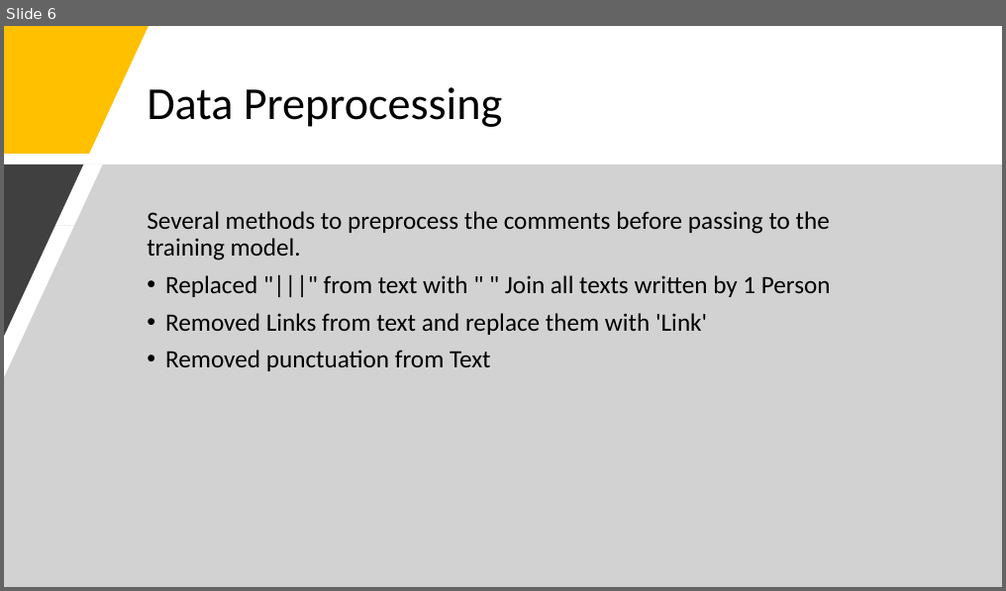
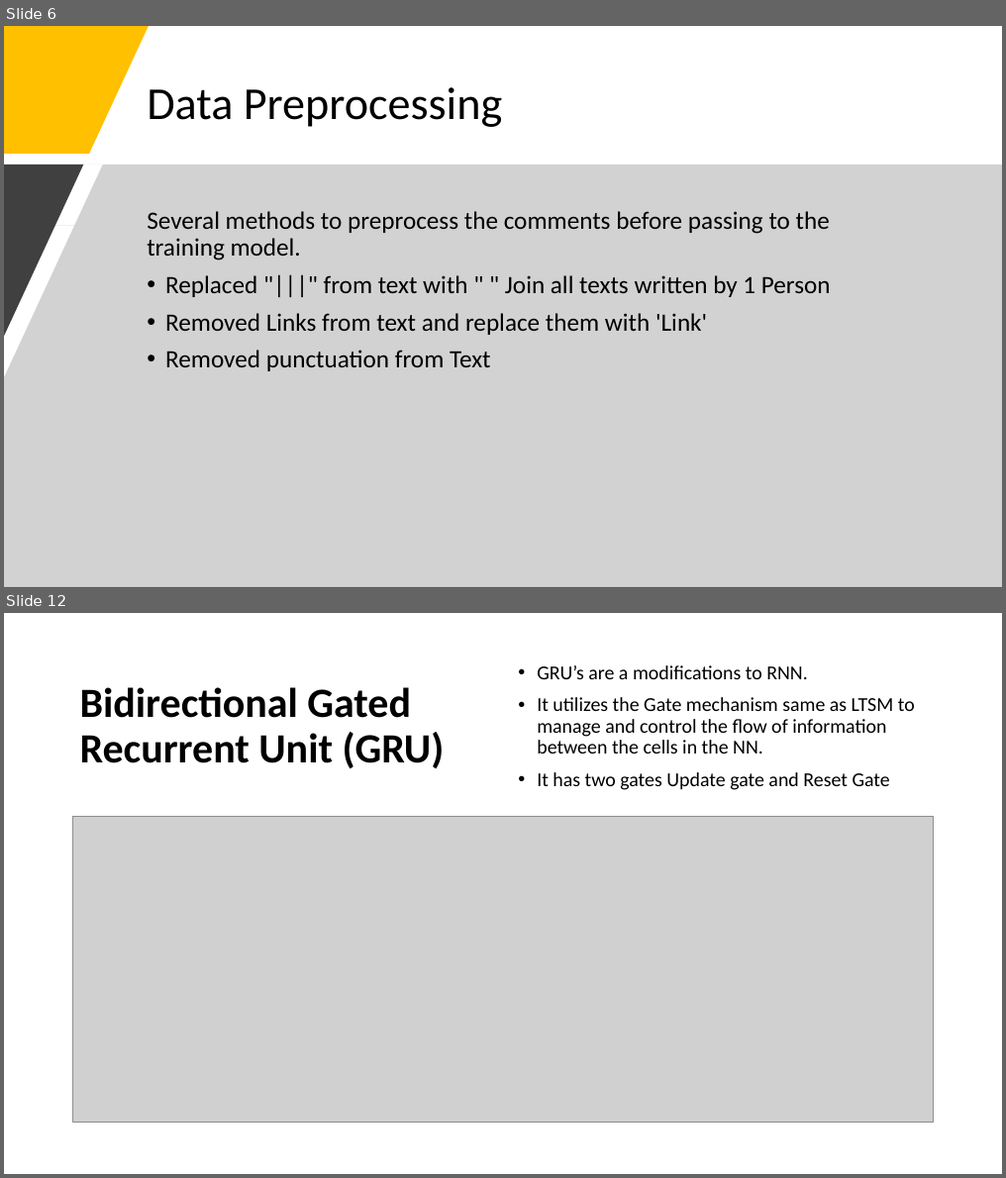
Before and after one commit to nalisharathod01/Myers-Briggs-Personality-Prediction, a slide deck: Project Presentation.pptx. Shown one above the other, each under a label of ours: slide 6 before the commit, slides 6 and 12 after it; the slides between them are not shown. The pictures are 1006x591 and 1006x1178 pixels, drawn with LibreOffice and Linux fonts; fonts in the diff are those of the drawing; grey boxes stand for pictures. Boxes give left, top, right and bottom in pixels: in the first picture for what was removed or moved away, otherwise in the second. Text is boxed around its words. In the diff, an @@ line names an element or a change of style, - is before the commit and + after.

```diff
--- a/Project Presentation.pptx
+++ b/Project Presentation.pptx
@@ slide 12 added at [4,613,1002,1174], background #FFFFFF @@
@@ text added at [537,665,915,790], 19 pt, text #000000 @@
+• GRU’s are a modifications to RNN.
+• It utilizes the Gate mechanism same as LTSM to manage and control the flow of information between the cells in the NN.
+• It has two gates Update gate and Reset Gate
@@ title added at [80,687,445,768], 40 pt, text #000000, bold @@
+Bidirectional Gated Recurrent Unit (GRU)
@@ picture added at [72,817,933,1122] @@
```
Also in this commit, not shown: 1 slide changed, 16 other slides added, 1 other file.
